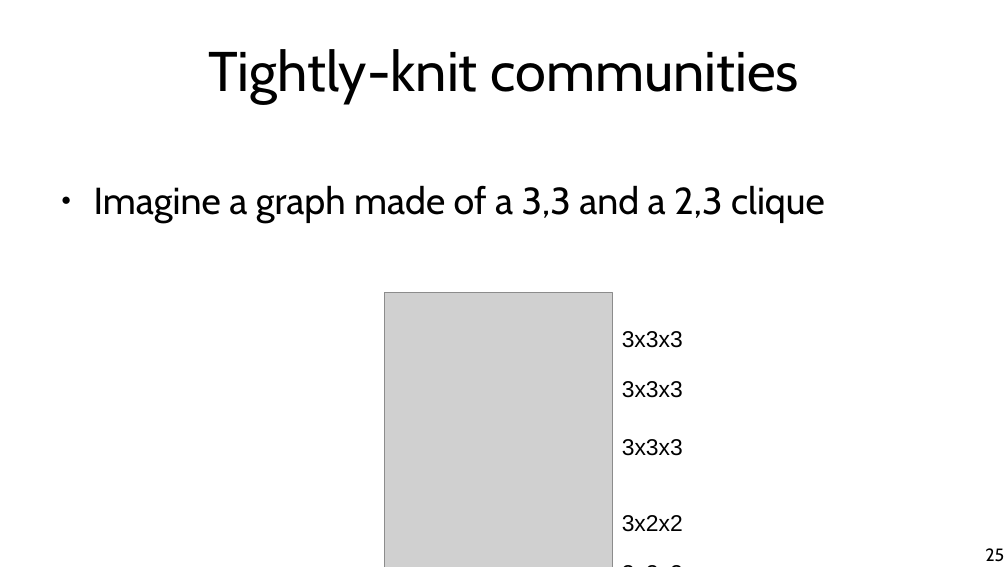
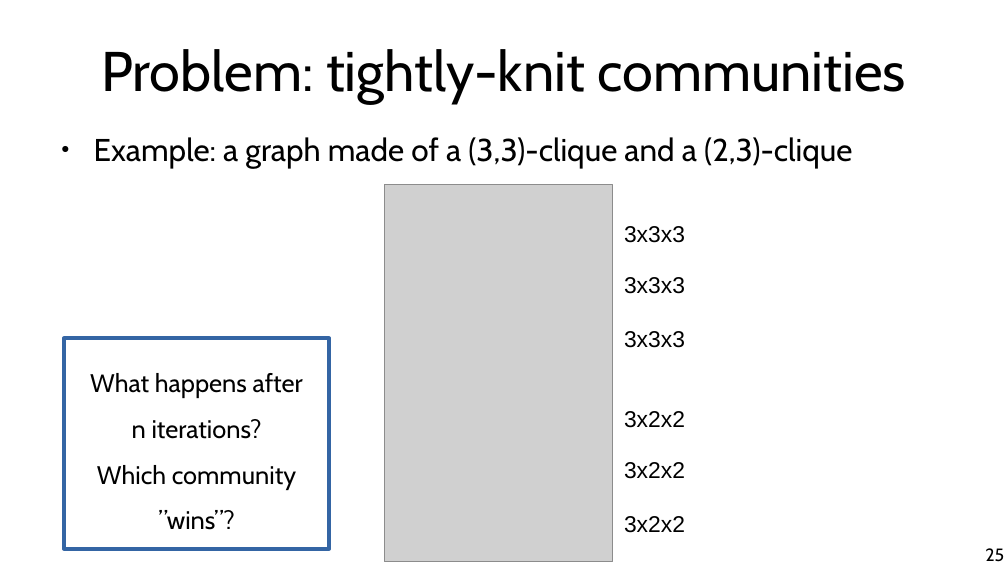
Before and after one commit to chatox/networks-science-course, a slide deck: slide 25 of theory/tt09_centrality.odp. Drawn at 1008x567 pixels with LibreOffice and Linux fonts; fonts in the diff are those of the drawing; grey boxes stand for pictures. Boxes give left, top, right and bottom in pixels: in the first picture for what was removed or moved away, otherwise in the second. Text is boxed around its words. In the diff, an @@ line names an element or a change of style, - is before the commit and + after.

```diff
--- a/theory/tt09_centrality.odp
+++ b/theory/tt09_centrality.odp
@@ title at [101,49,906,103]: text changed @@
-Tightly-knit communities
+Problem: tightly-knit communities
@@ text at [94,137,852,168]: text changed; size 29.6 to 24.8 pt @@
-● Imagine a graph made of a 3,3 and a 2,3 clique
+● Example: a graph made of a (3,3)-clique and a (2,3)-clique
@@ picture: place and size @@
-picture at [384,293,613,567]
+picture at [384,185,613,562]
@@ text "3x3x3": place and size @@
-text "3x3x3" at [622,439,683,456]
+text "3x3x3" at [624,226,685,243]
@@ text "3x3x3": place and size @@
-text "3x3x3" at [622,381,683,398]
+text "3x3x3" at [624,277,685,294]
@@ rectangle added at [64,338,329,549], outline #3465A4 3 pt, 20 pt, text #000000 @@
+What happens after
+n iterations?
+Which community
+”wins”?
@@ text added at [624,411,685,428], 18 pt, text #000000 @@
+3x2x2
@@ text "3x2x2" rewrapped from [613,554,692,567] to [624,462,685,479] @@
```
Also in this commit, not shown: 8 other slides changed, 30 slides added, 2 slides removed.
